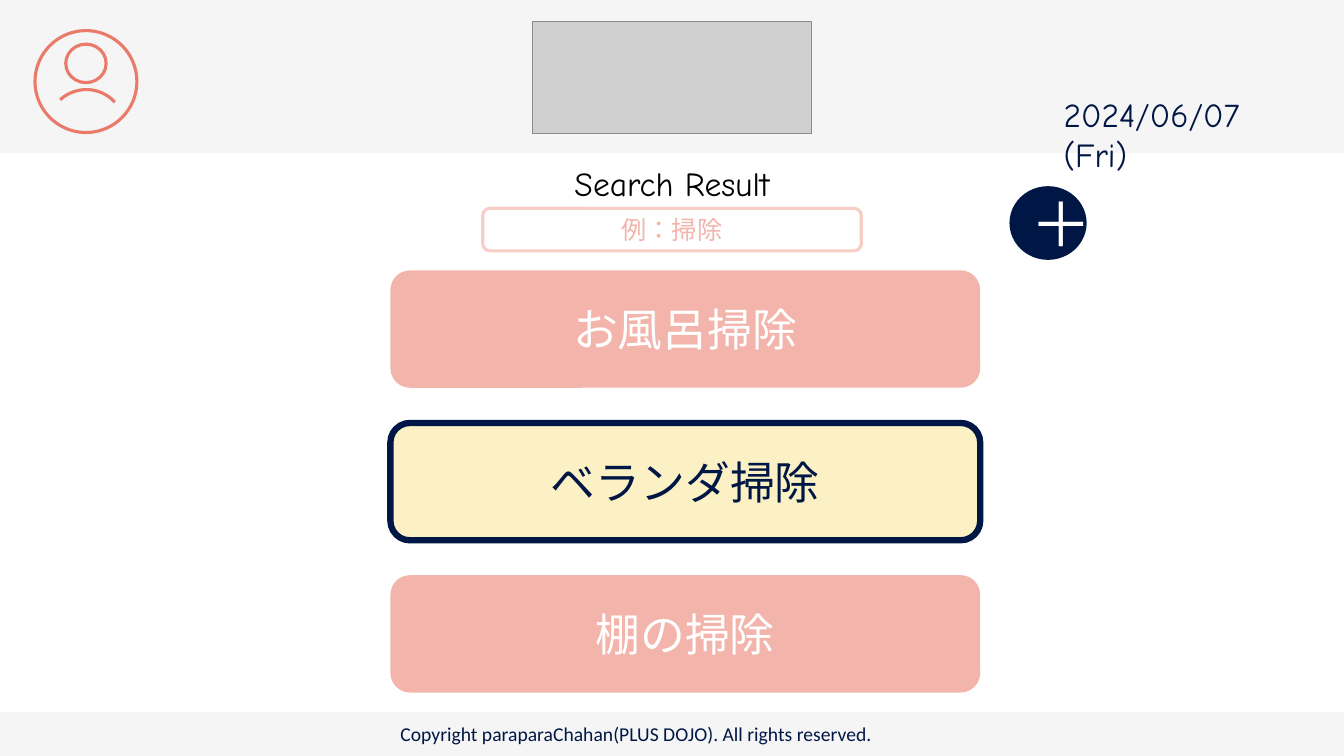
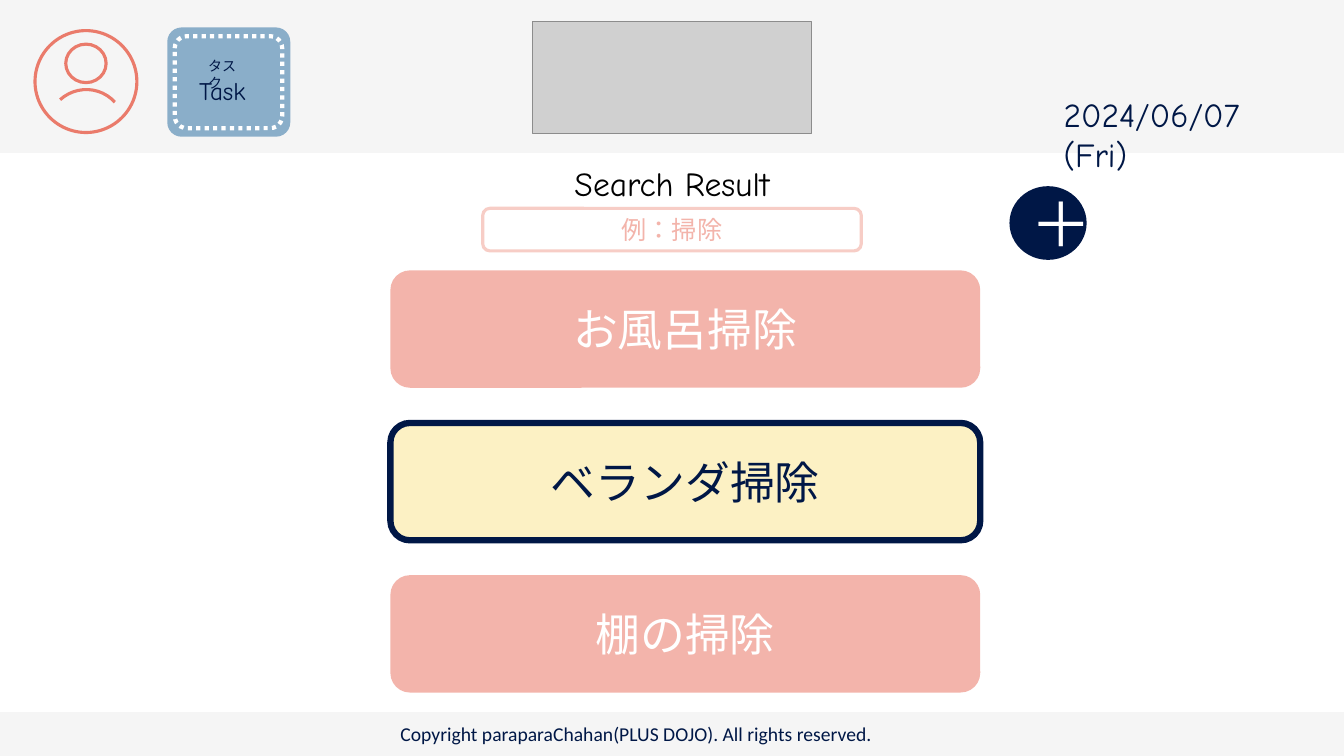
Before and after one commit to plusdojo2024/C2, a slide deck: slide 15 of doc/13_外部設計/famiLink 画面デザイン.pptx (slide 19 before the commit). Drawn at 1344x756 pixels with LibreOffice and Linux fonts; fonts in the diff are those of the drawing; grey boxes stand for pictures. Boxes give left, top, right and bottom in pixels: in the first picture for what was removed or moved away, otherwise in the second. Text is boxed around its words. In the diff, an @@ line names an element or a change of style, - is before the commit and + after.

```diff
--- a/doc/13_外部設計/famiLink 画面デザイン.pptx
+++ b/doc/13_外部設計/famiLink 画面デザイン.pptx
@@ rounded rectangle added at (167,27,290,136), fill #8AAEC9 @@
@@ rounded rectangle added at (174,36,282,128), outline #FFFFFF 3 pt dashed @@
@@ text added at (199,78,245,100), 18 pt, text #001746 @@
+Task
@@ text added at (208,60,236,92), 10 pt, text #001746 @@
+タスク
```
Also in this commit, not shown: 11 other slides changed, 1 slide added, 3 slides removed, 1 other file.
